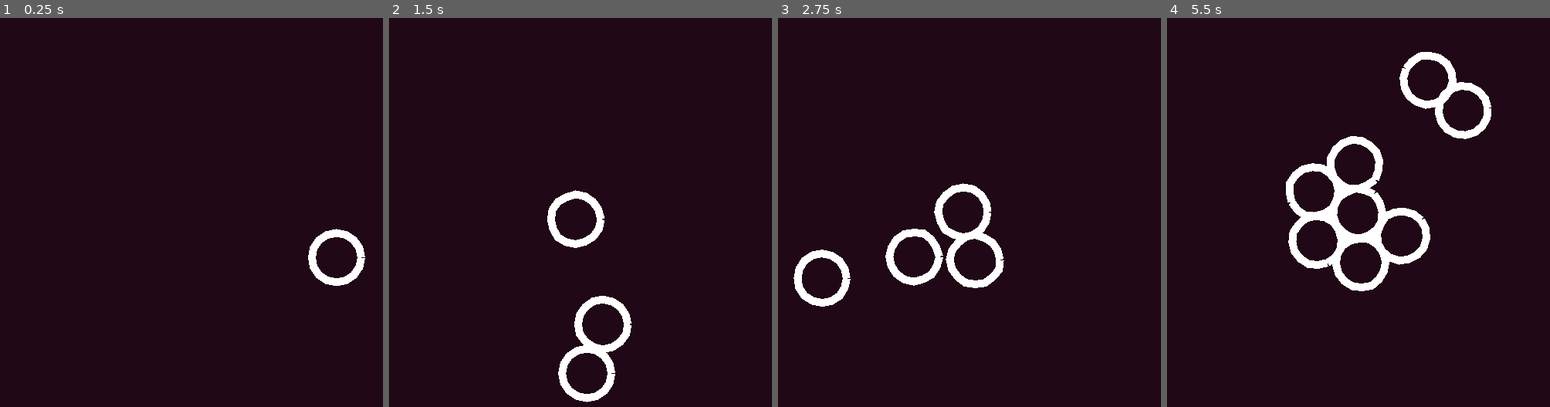
Above: before the commit, frames 1-4 (left to right).
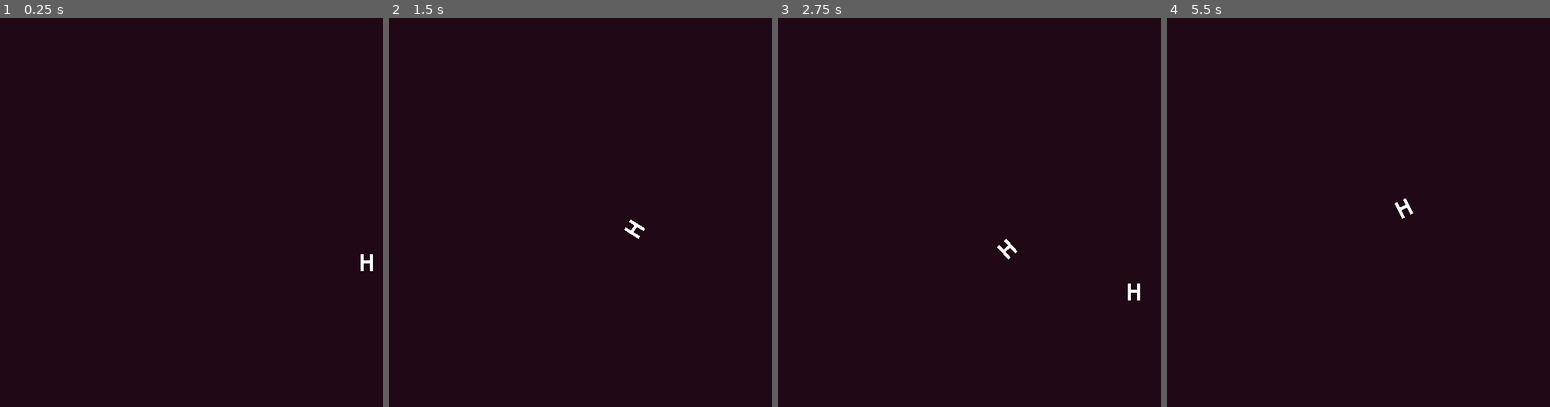
Above: after the commit, the same moments.

Repository: derukaeru/atom-keys
Game: Godot game, scene res://scenes/main/main.tscn
Same seed, same stepped clock (60 frames per second), same inputs: the game is played once before the commit and once after it.
Inputs:
- Up to frame 1 (0.25 s): no input
- Up to frame 2 (1.5 s): tap Enter at 0.5 s; hold Right 0.53-1.28 s; tap Space (interact) at 0.6, 1.35 s; hold Down from 1.28 s (still down)
- Up to frame 3 (2.75 s): release Down at 2.03 s; hold Right from 2.03 s (still down); tap Alt at 2.1 s; tap Space (interact) at 2.3 s
- Up to frame 4 (5.5 s): release Right at 2.78 s; hold Up 2.78-3.53 s; tap Shift at 2.85 s; tap Space (interact) at 3.05, 3.6, 4.35, 5.3 s; hold Left 3.53-5.03 s; hold Down from 5.03 s (still down); tap Alt at 5.1 s

The runs differ from the first frame. In frame 1, 0.8% of the frame differs, in the area x 80-98%, y 54-69%; in frame 2, 2.4%; in frame 3, 3.2%; in frame 4, 5.4%, in the area x 31-85%, y 8-71%.

Commit message:
more stuff

Diff:
--- a/scenes/main/main.gd
+++ b/scenes/main/main.gd
@@ -4,28 +4,48 @@
 @onready var atom_container: Node2D = $atom_pivot/atom_container
 @onready var atoms: Node2D = $atoms
 
-var radius: float = 200.0
+var radius: float = 240.0
 var speed: float = 1.0
 var angle: float = 0.0
+var direction: int = 1
 
+var starting_atoms: int = 3
 enum ATOMS {
 	neutrino,
 	element
 }
-var next_atom_type: ATOMS = ATOMS.neutrino
+var next_atom_type: ATOMS = ATOMS.element
+var can_shoot: bool = true
 
 func _ready() -> void:
+	start()
 	new_atom()
 
 func _process(delta) -> void:
-	angle += delta * speed
+	angle += delta * speed * direction
 	atom_container.global_position = atom_pivot.global_position + Vector2(cos(angle), sin(angle)) * radius
 
 	if not GameManager.game_running: return
 	if Input.is_action_just_pressed("interact"):
 		use_atom()
 
+func start() -> void:
+	for i in range(starting_atoms):
+		var neutrino: Atom = load(Registry.UID.neutrino).instantiate()
+		neutrino.global_position = Vector2(randf_range(0.5, 1.5), randf_range(0.5, 1.5))
+
+		neutrino.set_collision_layer_value(1, true)
+		neutrino.set_collision_mask_value(1, true)
+
+		neutrino.atom_center = atom_pivot.global_position
+		neutrino.shot = true
+
+		atoms.add_child(neutrino)
+
 func use_atom() -> void:
+	if not can_shoot: return
+	can_shoot = false
+
 	var current_atom: Atom = atom_container.get_child(0)
 	if not current_atom: return
 
@@ -36,7 +56,10 @@
 	current_atom.set_collision_layer_value(1, true)
 	current_atom.set_collision_mask_value(1, true)
 
+	direction *= -1
+
 	new_atom()
+	get_tree().create_timer(0.6).timeout.connect(func() -> void: can_shoot = true)
 
 func new_atom() -> void:
 	var atom: Atom
@@ -49,3 +72,5 @@
 
 	atom.atom_center = atom_pivot.global_position
 	atom_container.add_child(atom)
+
+	next_atom_type = ATOMS.values().pick_random()
--- a/scenes/objects/atom.gd
+++ b/scenes/objects/atom.gd
@@ -12,9 +12,12 @@
 @export var radius: float = 32.0
 var springs = []
 
-var speed: float = 230.0
+var speed: float = 270.0
 var atom_center: Vector2
 var shot: bool = false
+var merging: bool = false
+var colliding: bool = false
+var has_collided: bool = false
 
 func _ready() -> void:
 	var c: Vector2 = position
@@ -31,26 +34,62 @@
 
 	collision.shape.radius = radius
 
-
 func _process(_delta) -> void:
-	var pts: Array = []
-	for s in springs:
-		pts.append(s.position)
-	if pts.size() > 0:
-		pts.append(pts[0])
-	line2d.points = pts
+	#var pts: Array = []
+	#for s in springs:
+		#pts.append(s.position)
+	#if pts.size() > 0:
+		#pts.append(pts[0])
+	#line2d.points = pts
 
 	if shot:
 		var to_center: Vector2 = atom_center - global_position
 		if to_center.length() > 6.0:
-			linear_velocity = to_center.normalized() * speed
+			if has_collided:
+				if not colliding:
+					linear_velocity = to_center.normalized() * speed
+			else: linear_velocity = to_center.normalized() * speed
 		else:
 			linear_velocity = Vector2.ZERO
 	else:
 		global_position = get_parent().global_position
 
+func _integrate_forces(state: PhysicsDirectBodyState2D) -> void:
+	var contact_count: int = state.get_contact_count()
+	if contact_count > 0:
+		colliding = true
+	else:
+		colliding = false
+
+	if not has_collided:
+		has_collided = true
+
 func _on_body_entered(body: Node2D) -> void:
+	if merging: return
 	if body is Atom:
 		if body.index != index or body.element_name == "neutrino": return
 		if body.shot and shot:
-			body.queue_free()
+			if get_instance_id() < body.get_instance_id():
+				merging = true
+				body.merging = true
+				body.queue_free()
+				spawn_new_atom()
+				queue_free()
+
+				return
+
+func spawn_new_atom() -> void:
+	var atom: Atom = load(Registry.UID.atom).instantiate()
+	atom.index = index + 1
+	atom.shot = true
+
+	atom.position = position
+	atom.atom_center = atom_center
+
+	atom.set_collision_layer_value(1, true)
+	atom.set_collision_mask_value(1, true)
+
+	var container: Node2D = get_tree().get_first_node_in_group("atoms")
+	if not container: return
+
+	container.call_deferred_thread_group("add_child", atom)
--- a/scenes/objects/atom.tscn
+++ b/scenes/objects/atom.tscn
@@ -11,6 +11,7 @@
 [node name="Atom" type="RigidBody2D" unique_id=393094832]
 collision_layer = 0
 collision_mask = 0
+mass = 5.0
 gravity_scale = 0.0
 contact_monitor = true
 max_contacts_reported = 1
--- a/scenes/objects/neutrino.tscn
+++ b/scenes/objects/neutrino.tscn
@@ -5,6 +5,7 @@
 [sub_resource type="CircleShape2D" id="CircleShape2D_leqe0"]
 
 [node name="neutrino" type="RigidBody2D" unique_id=24487719]
+mass = 5.0
 gravity_scale = 0.0
 script = ExtResource("1_yievg")
 metadata/_custom_type_script = "uid://c1iynraw436cn"
